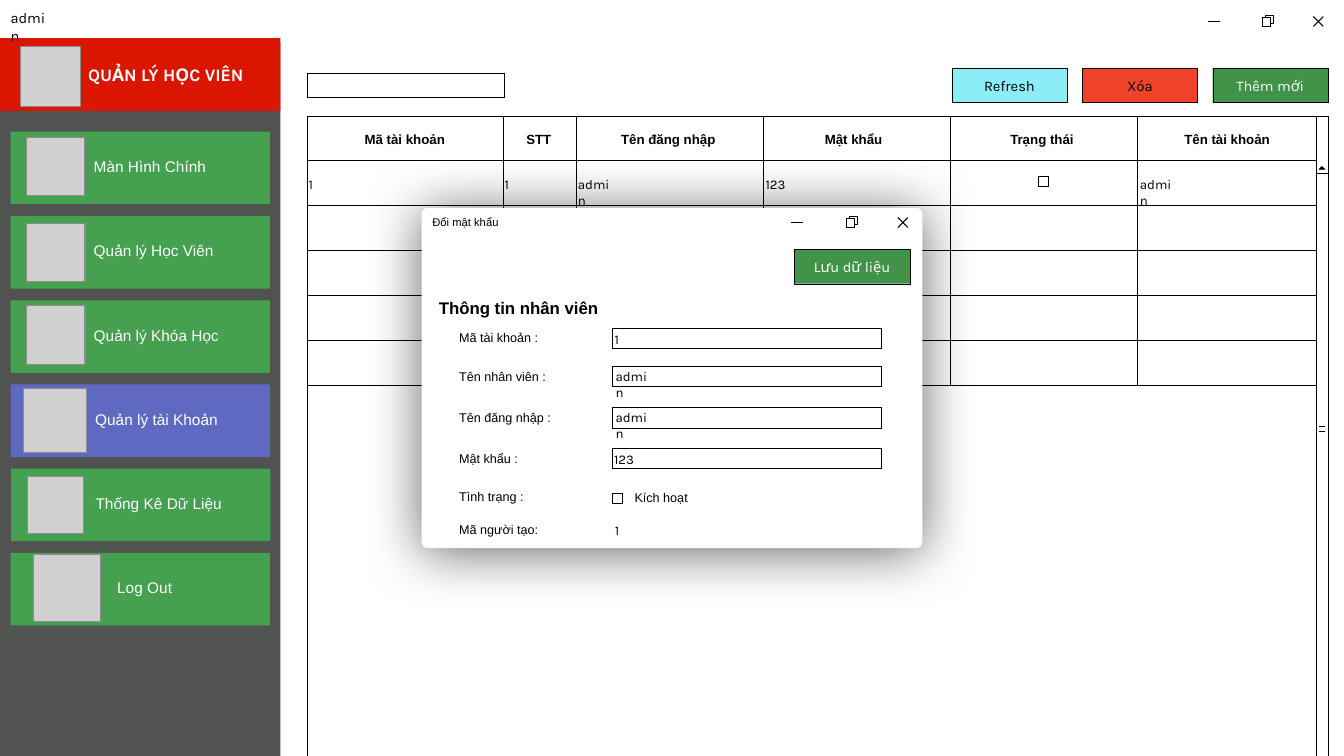
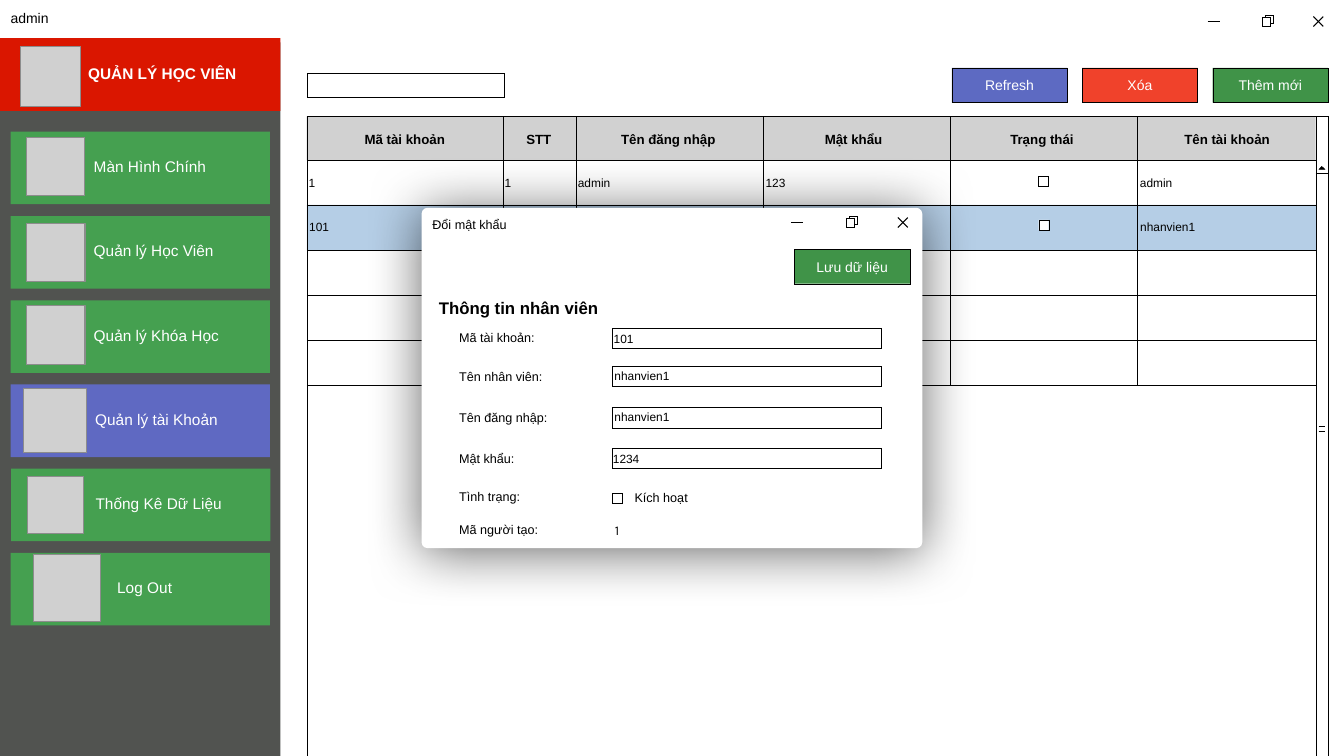
Before and after one commit to nthmaiii/QuanLySinhVien, a slide deck: slide 33 of Thiết kế giao diện.pptx (slide 16 before the commit). Drawn at 1344x756 pixels with LibreOffice and Linux fonts; fonts in the diff are those of the drawing; grey boxes stand for pictures; background and template pictures are left out. Boxes give left, top, right and bottom in pixels: in the first picture for what was removed or moved away, otherwise in the second. Text is boxed around its words. In the diff, an @@ line names an element or a change of style, - is before the commit and + after.

```diff
--- a/Thiết kế giao diện.pptx
+++ b/Thiết kế giao diện.pptx
@@ size 10.5 to 10 pt, font Karla to Arial in 3 elements at [1213, 68, 1328, 102], [795, 249, 909, 283], [11, 13, 49, 23] @@
@@ text "QUẢN LÝ HỌC VIÊN" at [88, 66, 236, 82]: size 12.5 to 11 pt, font Karla to Arial @@
@@ rectangle "Refresh" at [952, 68, 1067, 102]: size 10.5 to 10 pt, font Karla to Arial, text colour #000000 to #FFFFFF; fill #8DEDF7 to #5D6AC2 @@
@@ rectangle "Xóa" at [1083, 68, 1198, 102]: size 10.5 to 10 pt, font Karla to Arial, text colour #000000 to #FFFFFF @@
@@ rectangle at [307, 116, 1328, 756]: fill #FFFFFF to none @@
@@ rectangle added at [307, 116, 1316, 160], fill #D1D1D1 @@
@@ size 9.5 to 8.5 pt, font Karla to Arial in 5 elements at [309, 179, 316, 187], [505, 179, 512, 187], [766, 178, 786, 187], [578, 178, 610, 187], [1140, 178, 1172, 187] @@
@@ rectangle added at [307, 205, 1316, 250], fill #B5CEE6 @@
@@ text added at [309, 222, 329, 231], 8.5 pt, text #000000 @@
+101
@@ text "Đổi mật khẩu" at [432, 219, 506, 231]: size 8 to 9 pt @@
@@ rectangle added at [1040, 220, 1050, 230], fill #FFFFFF, outline #000000 0.1 pt @@
@@ text added at [1140, 222, 1195, 231], 8.5 pt, text #000000 @@
+nhanvien1
@@ text at [459, 332, 535, 342]: spaces changed @@
-Mã tài khoản :
+Mã tài khoản:
@@ text added at [614, 334, 634, 343], 8.5 pt, text #000000 @@
+101
@@ text at [459, 371, 543, 381]: spaces changed @@
-Tên nhân viên :
+Tên nhân viên:
@@ text added at [614, 371, 669, 380], 8.5 pt, text #000000 @@
+nhanvien1
@@ text at [459, 412, 548, 425]: spaces changed @@
-Tên đăng nhập :
+Tên đăng nhập:
@@ text added at [614, 412, 669, 421], 8.5 pt, text #000000 @@
+nhanvien1
@@ text at [459, 453, 515, 465]: spaces changed @@
-Mật khẩu :
+Mật khẩu:
@@ text added at [613, 454, 639, 463], 8.5 pt, text #000000 @@
+1234
@@ group removed at [606, 335, 663, 464]: 4 texts @@
-1
-admin
-admin
-123
@@ text at [459, 491, 520, 504]: spaces changed @@
-Tình trạng :
+Tình trạng:
```
Also in this commit, not shown: 21 other slides changed, 17 slides added.
